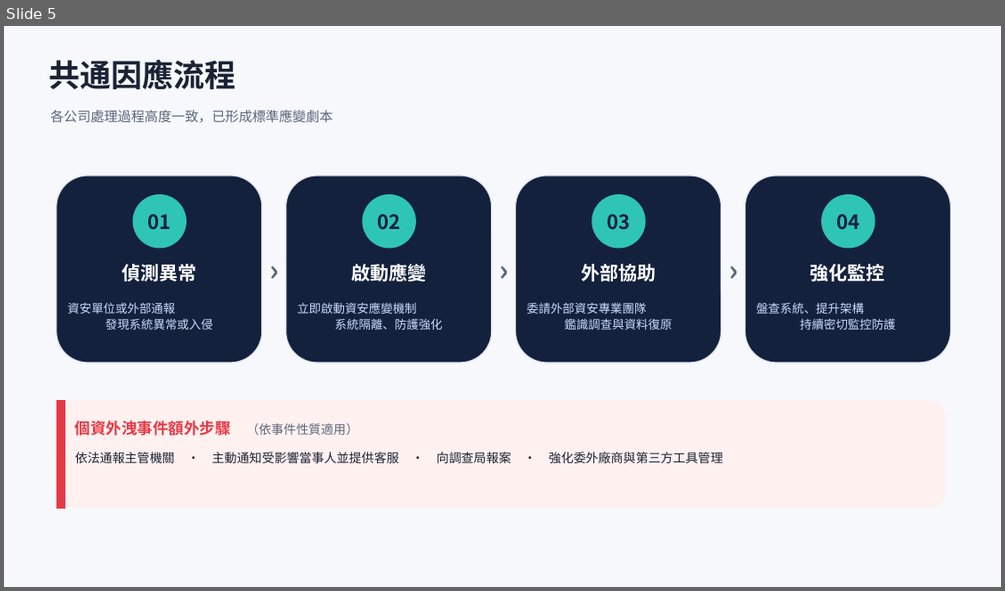
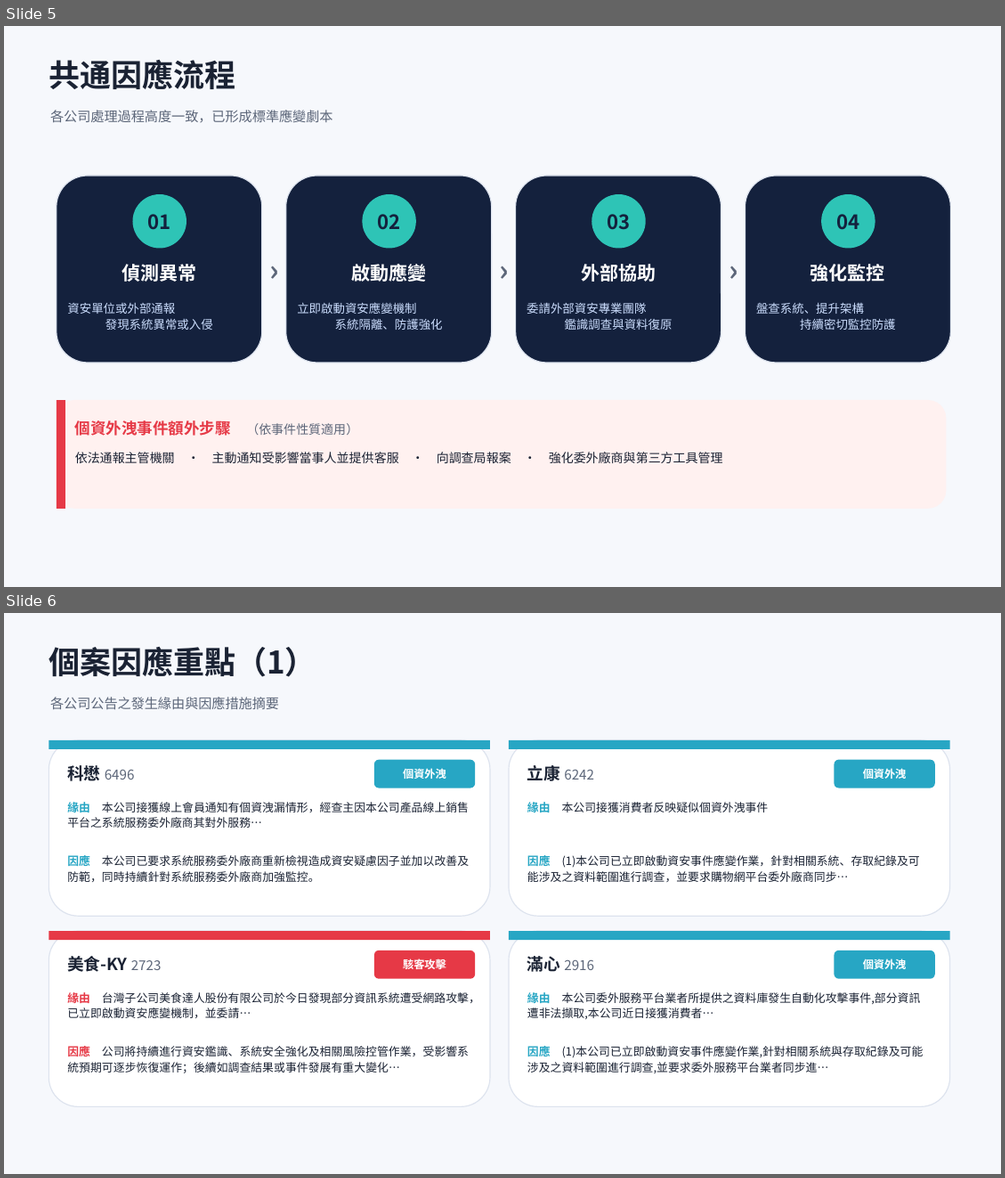
Before and after one commit to Johnnylin77/mops-isec-monitor, a slide deck: 資安事件因應分析.pptx. Shown one above the other, each under a label of ours: slide 5 before the commit, slides 5 and 6 after it. The pictures are 1005x591 and 1005x1178 pixels, drawn with LibreOffice and Linux fonts; fonts in the diff are those of the drawing. Boxes give left, top, right and bottom in pixels: in the first picture for what was removed or moved away, otherwise in the second. Text is boxed around its words. In the diff, an @@ line names an element or a change of style, - is before the commit and + after.

```diff
--- a/資安事件因應分析.pptx
+++ b/資安事件因應分析.pptx
@@ slide 6 added at (4,613,1001,1174), background #FFFFFF @@
@@ rectangle added at (4,613,1001,1174), fill #F6F8FC @@
@@ text added at (48,647,316,677), 30 pt, text #1A2233, bold @@
+個案因應重點（1）
@@ text added at (50,697,279,710), 13 pt, text #5C6679 @@
+各公司公告之發生緣由與因應措施摘要
@@ rounded rectangle added at (48,740,490,916), fill #FFFFFF, outline #DDE3EE 1 pt @@
@@ rectangle added at (48,740,490,749), fill #27A6C4 @@
@@ rounded rectangle added at (509,740,950,916), fill #FFFFFF, outline #DDE3EE 1 pt @@
@@ rectangle added at (509,740,950,749), fill #27A6C4 @@
@@ text added at (67,765,135,781), 13 pt, text #5C6679 @@
+科懋 6496
@@ rounded rectangle added at (374,760,475,788), fill #27A6C4 @@
@@ text added at (403,768,446,779), 10.5 pt, text #FFFFFF, bold @@
+個資外洩
@@ text added at (527,765,594,781), 13 pt, text #5C6679 @@
+立康 6242
@@ rounded rectangle added at (834,760,935,788), fill #27A6C4 @@
@@ text added at (863,768,906,779), 10.5 pt, text #FFFFFF, bold @@
+個資外洩
@@ text added at (67,802,469,827), 11 pt, text #1A2233 @@
+緣由 本公司接獲線上會員通知有個資洩漏情形，經查主因本公司產品線上銷售平台之系統服務委外廠商其對外服務…
@@ text added at (527,802,769,812), 11 pt, text #1A2233 @@
+緣由 本公司接獲消費者反映疑似個資外洩事件
@@ text added at (67,853,469,882), 11 pt, text #1A2233 @@
+因應 本公司已要求系統服務委外廠商重新檢視造成資安疑慮因子並加以改善及防範，同時持續針對系統服務委外廠商加強監控。
@@ text added at (527,853,920,882), 11 pt, text #1A2233 @@
+因應 (1)本公司已立即啟動資安事件應變作業，針對相關系統、存取紀錄及可能涉及之資料範圍進行調查，並要求購物網平台委外廠商同步…
@@ rounded rectangle added at (48,931,490,1107), fill #FFFFFF, outline #DDE3EE 1 pt @@
@@ rectangle added at (48,931,490,940), fill #E63946 @@
@@ rounded rectangle added at (509,931,950,1107), fill #FFFFFF, outline #DDE3EE 1 pt @@
@@ rectangle added at (509,931,950,940), fill #27A6C4 @@
@@ text added at (67,956,162,972), 16 pt, text #1A2233, bold @@
+美食-KY 2723
@@ rounded rectangle added at (374,950,475,979), fill #E63946 @@
@@ text added at (403,958,446,969), 10.5 pt, text #FFFFFF, bold @@
+駭客攻擊
@@ text added at (527,956,594,972), 13 pt, text #5C6679 @@
+滿心 2916
@@ rounded rectangle added at (834,950,935,979), fill #27A6C4 @@
@@ text added at (863,958,906,969), 10.5 pt, text #FFFFFF, bold @@
+個資外洩
@@ text added at (67,992,480,1018), 11 pt, text #1A2233 @@
+緣由 台灣子公司美食達人股份有限公司於今日發現部分資訊系統遭受網路攻擊，已立即啟動資安應變機制，並委請…
@@ text added at (527,992,921,1019), 11 pt, text #1A2233 @@
+緣由 本公司委外服務平台業者所提供之資料庫發生自動化攻擊事件,部分資訊遭非法擷取,本公司近日接獲消費者…
@@ text added at (67,1046,469,1073), 11 pt, text #1A2233 @@
+因應 公司將持續進行資安鑑識、系統安全強化及相關風險控管作業，受影響系統預期可逐步恢復運作；後續如調查結果或事件發展有重大變化…
@@ text added at (527,1044,923,1073), 11 pt, text #1A2233 @@
+因應 (1)本公司已立即啟動資安事件應變作業,針對相關系統與存取紀錄及可能涉及之資料範圍進行調查,並要求委外服務平台業者同步進…
```
Also in this commit, not shown: 7 slides changed, 2 other files.
